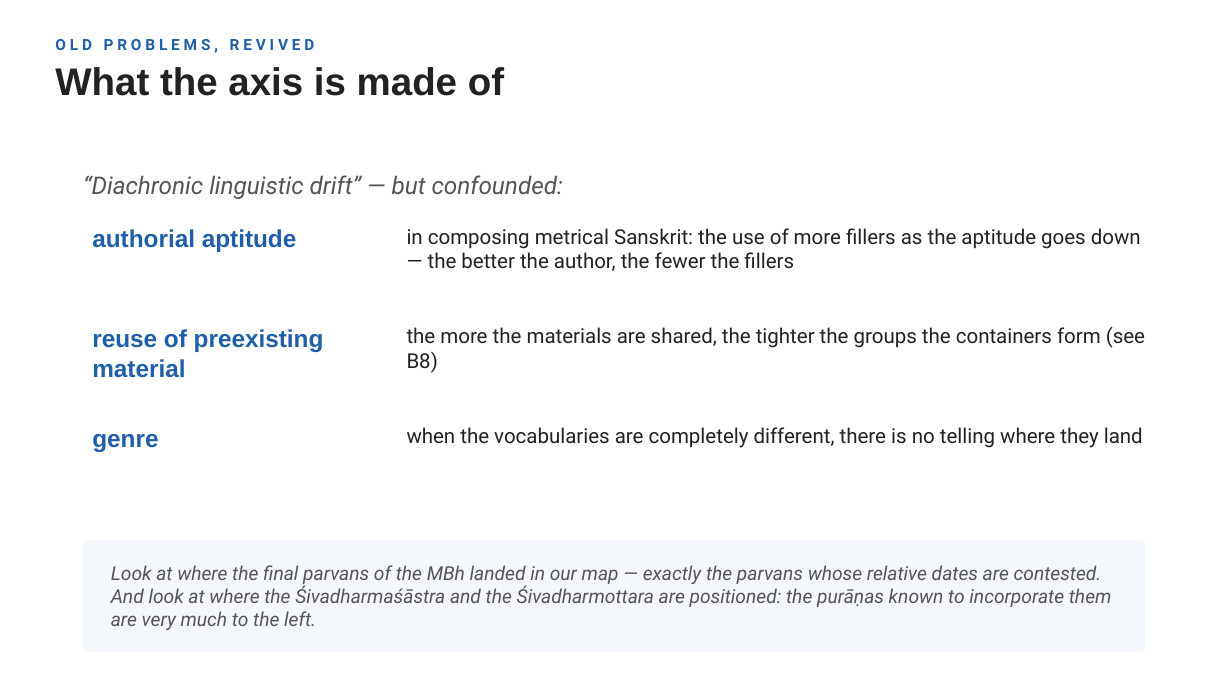
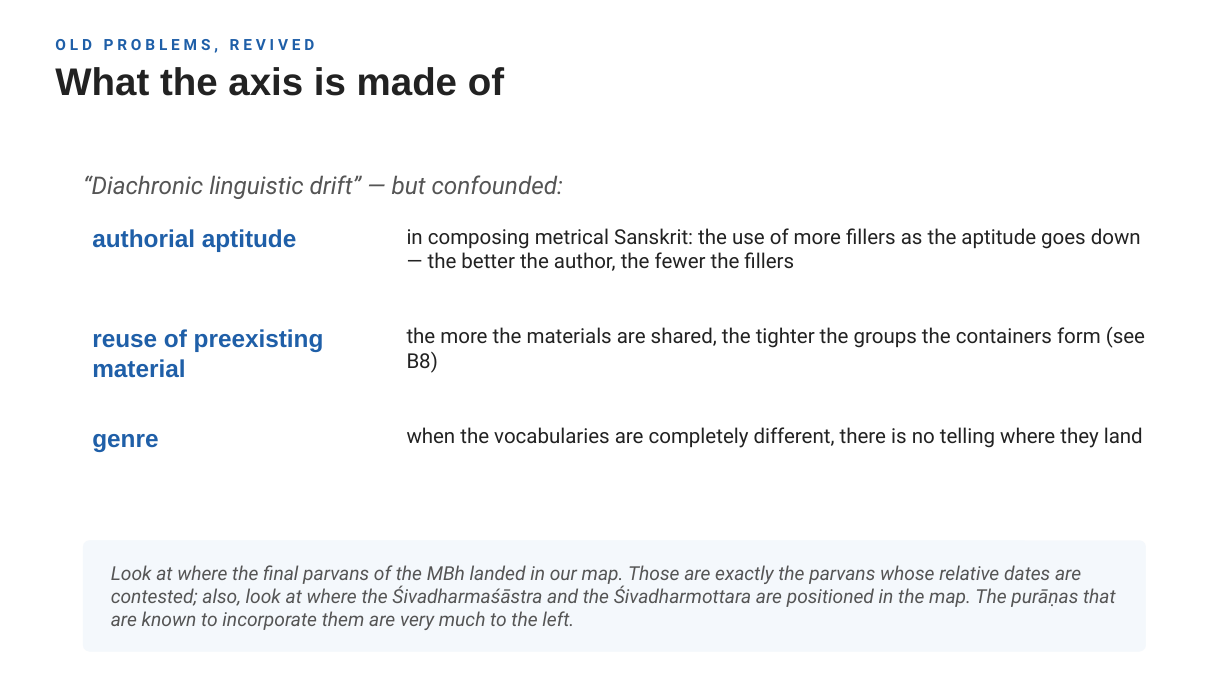
Before and after one commit to kengoharimoto/stylometry-experiments, a slide deck: slide 19 of materials/presentation_2026/chronology_stratification.pptx. Drawn at 1232x693 pixels with LibreOffice and Linux fonts; fonts in the diff are those of the drawing. Boxes give left, top, right and bottom in pixels: in the first picture for what was removed or moved away, otherwise in the second. Text is boxed around its words. In the diff, an @@ line names an element or a change of style, - is before the commit and + after.

```diff
--- a/materials/presentation_2026/chronology_stratification.pptx
+++ b/materials/presentation_2026/chronology_stratification.pptx
@@ text at bbox=[111, 565, 1116, 630]: text changed @@
-Look at where the final parvans of the MBh landed in our map — exactly the parvans whose relative dates are contested. And look at where the Śivadharmaśāstra and the Śivadharmottara are positioned: the purāṇas known to incorporate them are very much to the left.
+Look at where the final parvans of the MBh landed in our map. Those are exactly the parvans whose relative dates are contested; also, look at where the Śivadharmaśāstra and the Śivadharmottara are positioned in the map. The purāṇas that are known to incorporate them are very much to the left.
```
Also in this commit, not shown: 3 other slides changed, 7 other files.
